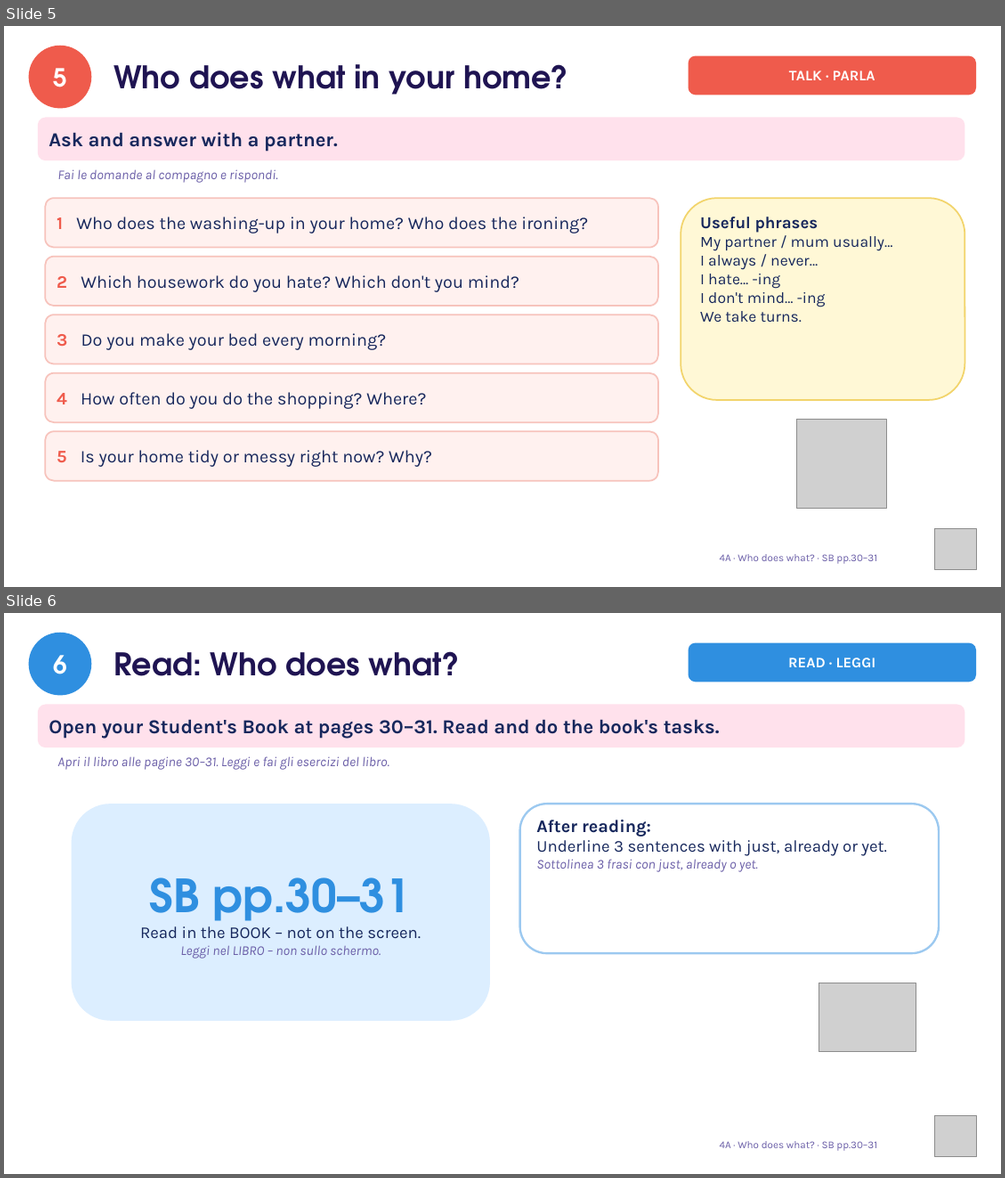
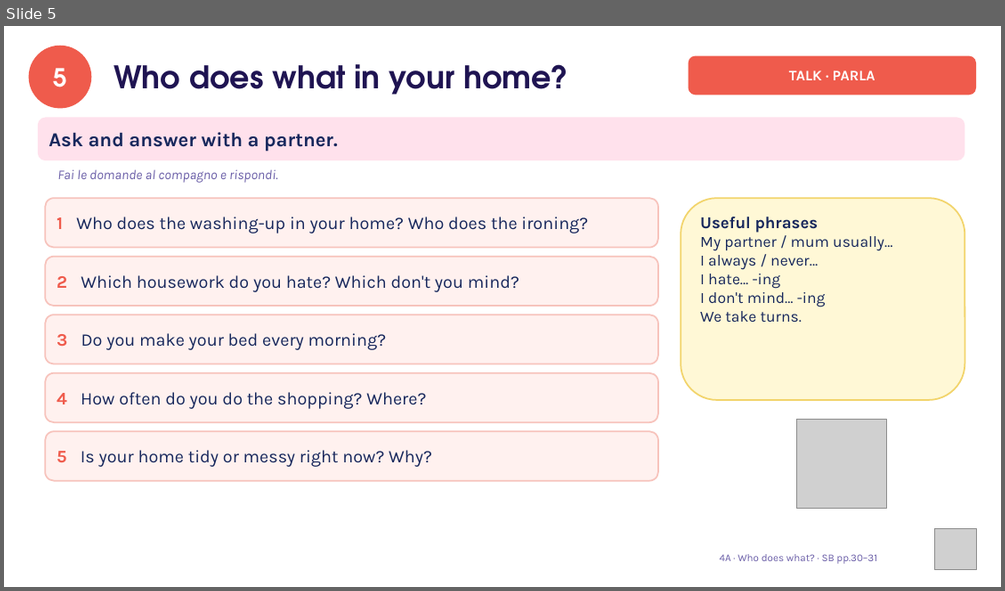
Before and after one commit to londonlanguageschool/Bagheria-, a slide deck: materials/A2/A2_4A_Who_does_what.pptx. Shown one above the other, each under a label of ours: slides 5 and 6 before the commit, slide 5 after it. The pictures are 1005x1178 and 1005x591 pixels, drawn with LibreOffice and Linux fonts; fonts in the diff are those of the drawing; grey boxes stand for pictures. Boxes give left, top, right and bottom in pixels: in the first picture for what was removed or moved away, otherwise in the second. Text is boxed around its words. In the diff, an @@ line names an element or a change of style, - is before the commit and + after.

```diff
--- a/materials/A2/A2_4A_Who_does_what.pptx
+++ b/materials/A2/A2_4A_Who_does_what.pptx
@@ slide 6 removed at (x1=4, y1=613, x2=1001, y2=1174), background #FFFFFF @@
@@ ellipse removed at (x1=30, y1=634, x2=90, y2=694) @@
-6
@@ text removed at (x1=113, y1=651, x2=460, y2=676) @@
-Read: Who does what?
@@ rounded rectangle removed at (x1=688, y1=643, x2=976, y2=682) @@
-READ · LEGGI
@@ rounded rectangle removed at (x1=38, y1=705, x2=965, y2=747) @@
-Open your Student's Book at pages 30–31. Read and do the book's tasks.
@@ text removed at (x1=57, y1=756, x2=389, y2=770) @@
-Apri il libro alle pagine 30–31. Leggi e fai gli esercizi del libro.
@@ rounded rectangle removed at (x1=72, y1=803, x2=490, y2=1021) @@
-SB pp.30–31
-Read in the BOOK – not on the screen.
-Leggi nel LIBRO – non sullo schermo.
@@ rounded rectangle removed at (x1=520, y1=803, x2=938, y2=953) @@
-After reading:
-Underline 3 sentences with just, already or yet.
-Sottolinea 3 frasi con just, already o yet.
@@ picture removed at (x1=819, y1=983, x2=916, y2=1052) @@
@@ picture removed at (x1=935, y1=1116, x2=976, y2=1157) @@
@@ text removed at (x1=720, y1=1141, x2=877, y2=1151) @@
-4A · Who does what? · SB pp.30–31
```
Also in this commit, not shown: 11 slides changed, 3 slides added, 3 other files.
